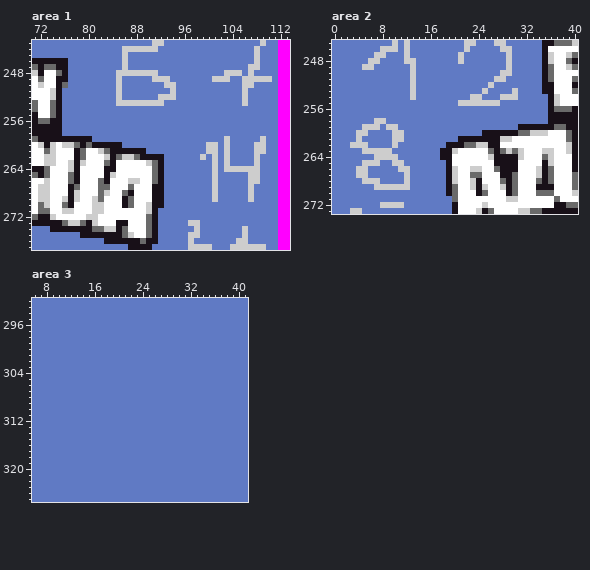
Pixel-art file: tiles/room_angel.aseprite. This is how it looked before the edit.
128x2048 pixels, 1 frame. Shown: area 1: x 71..113, y 243..277; area 2: x 0..40, y 245..273; area 3: x 6..41, y 292..325.
After:
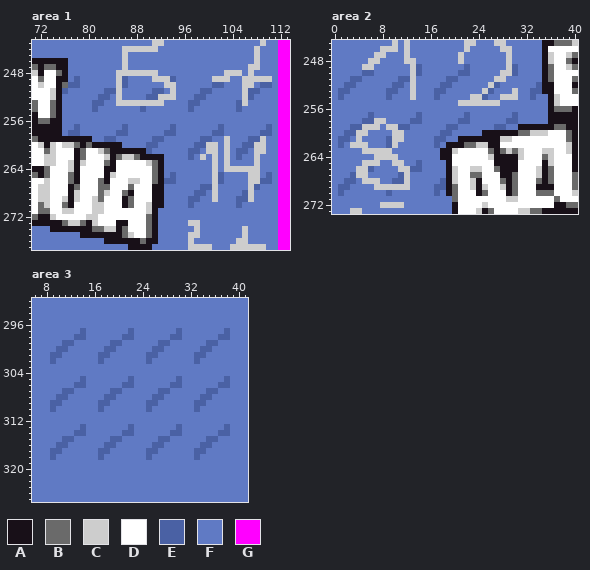
Palette (. is transparent): A #181018  B #6a6a6a  C #cdcdcd  D #ffffff  E #4a61a4  F #607ac4  G #ff00ff
What changed:
Area 1, layer "middle":
Colour F becomes colour E in row 249 at x 78, 86 and 94; in row 250 at x 77 to 78, 86, 101 to 102 and 109 to 110; in row 251 at x 76, 83 to 84, 91 to 92, 99 to 100 and 107 to 108; in row 252 at x 82 to 83, 90 to 91, 98 to 99 and 107; in row 253 at x 81 to 82, 97 to 98 and 105; in row 254 at x 81, 89, 97 and 105.
Colour F becomes colour E in row 257 at x 78, 86, 94, 102 and 110; in row 258 at x 77 to 78, 85 to 86, 93 to 94, 101 to 102 and 109 to 110; in row 259 at x 83 to 84, 91 to 92, 99 to 100 and 107 to 108; in row 260 at x 90 to 91, 98 to 99 and 106 to 107; in row 261 at x 90, 97 to 98 and 105 to 106; in row 262 at x 97 and 105.
Colour F becomes colour E in row 265 at x 94, 102 and 110; in row 266 at x 93 to 94, 102 and 109 to 110; in row 267 at x 99 to 100 and 108; in row 268 at x 98 to 99 and 106; in row 269 at x 97 to 98 and 105 to 106; in row 270 at x 97 and 105.
Area 2, layer "middle":
Colour F becomes colour E in row 249 at x 14, 22 and 30; in row 250 at x 5 to 6, 14, 21 to 22 and 30; in row 251 at x 3 to 4, 11 to 12 and 19 to 20; in row 252 at x 2 to 3, 10 to 11, 18 to 19, 27 and 34; in row 253 at x 1 to 2, 9 to 10, 17 to 18, 26 and 33 to 34; in row 254 at x 1, 9, 17, 25 and 33.
Colour F becomes colour E in row 257 at x 6, 14, 22 and 30; in row 258 at x 5 to 6, 13 to 14, 21 to 22 and 29 to 30; in row 259 at x 3 to 4, 11 to 12, 19 to 20 and 27 to 28; in row 260 at x 2 to 3 and 18 to 19; in row 261 at x 1 to 2, 9 and 17 to 18; in row 262 at x 1, 9 and 17.
Colour F becomes colour E in row 265 at x 14; in row 266 at x 6 and 13 to 14; in row 267 at x 3 and 11; in row 268 at x 2 to 3, 10 to 11 and 18; in row 269 at x 1 to 2 and 17 to 18; in row 270 at x 1, 9 and 17.
Area 3, layer "middle":
Colour F becomes colour E in row 297 at x 14, 22, 30 and 38; in row 298 at x 13 to 14, 21 to 22, 29 to 30 and 37 to 38; in row 299 at x 11 to 12, 19 to 20, 27 to 28 and 35 to 36; in row 300 at x 10 to 11, 18 to 19, 26 to 27 and 34 to 35; in row 301 at x 9 to 10, 17 to 18, 25 to 26 and 33 to 34; in row 302 at x 9, 17, 25 and 33.
Colour F becomes colour E in row 305 at x 14, 22, 30 and 38; in row 306 at x 13 to 14, 21 to 22, 29 to 30 and 37 to 38; in row 307 at x 11 to 12, 19 to 20, 27 to 28 and 35 to 36; in row 308 at x 10 to 11, 18 to 19, 26 to 27 and 34 to 35; in row 309 at x 9 to 10, 17 to 18, 25 to 26 and 33 to 34; in row 310 at x 9, 17, 25 and 33.
Colour F becomes colour E in row 313 at x 14, 22, 30 and 38; in row 314 at x 13 to 14, 21 to 22, 29 to 30 and 37 to 38; in row 315 at x 11 to 12, 19 to 20, 27 to 28 and 35 to 36; in row 316 at x 10 to 11, 18 to 19, 26 to 27 and 34 to 35; in row 317 at x 9 to 10, 17 to 18, 25 to 26 and 33 to 34; in row 318 at x 9, 17, 25 and 33.
Boxes around the changes in both pictures, in picture pixels (x1, y1, x2, y2):
changed: (62, 76, 272, 208)
changed: (338, 64, 542, 196)
changed: (50, 328, 230, 460)
